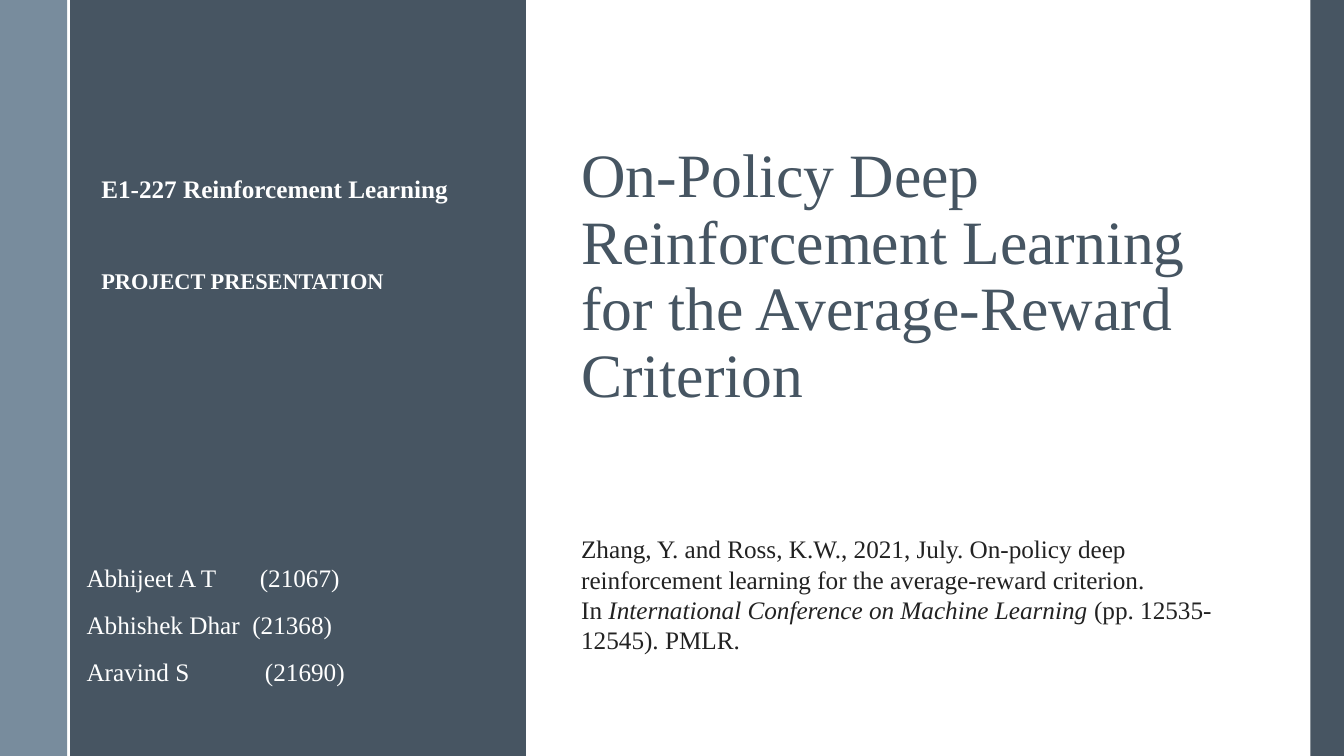
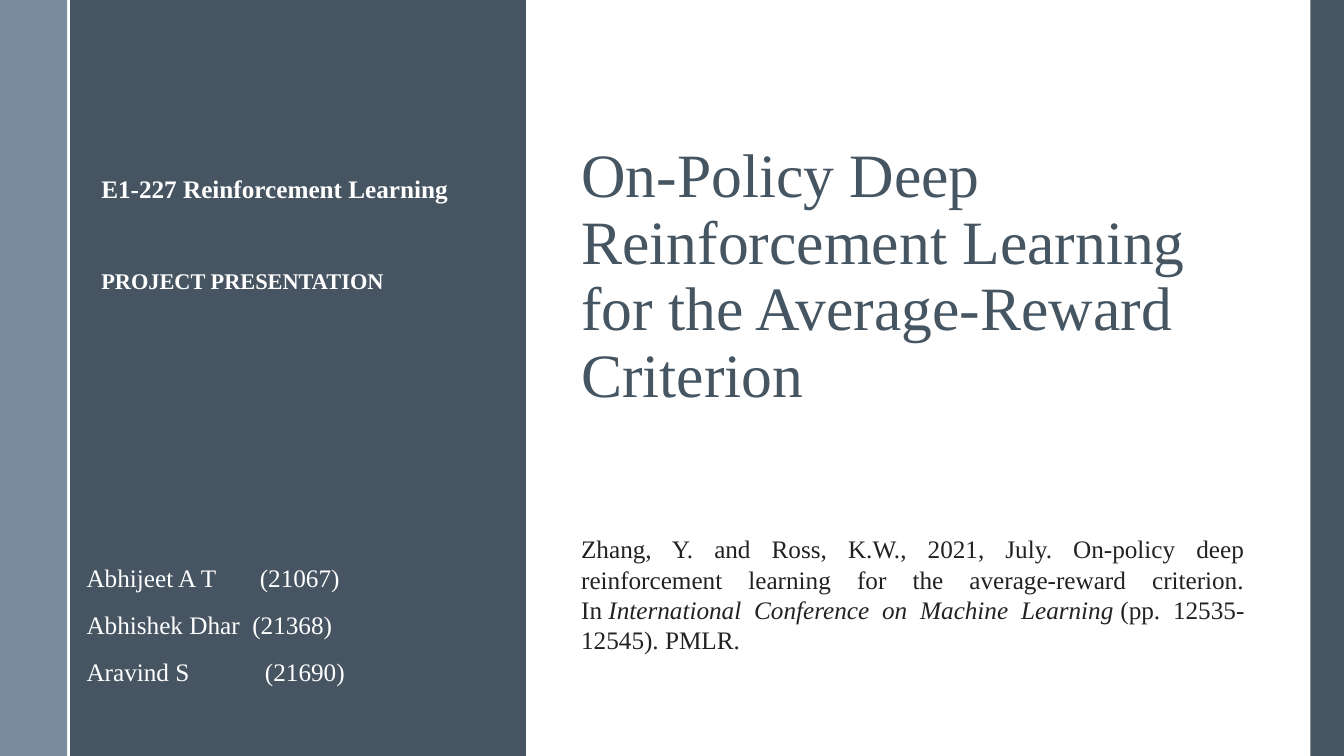
Before and after one commit to abhi-1999/course-work_projects-IISc, a slide deck: slide 1 of Reinforcement Learning_E1-277/Presentation.pptx. Drawn at 1344x756 pixels with LibreOffice and Linux fonts; fonts in the diff are those of the drawing. Boxes give left, top, right and bottom in pixels: in the first picture for what was removed or moved away, otherwise in the second. Text is boxed around its words. In the diff, an @@ line names an element or a change of style, - is before the commit and + after.

```diff
--- a/Reinforcement Learning_E1-277/Presentation.pptx
+++ b/Reinforcement Learning_E1-277/Presentation.pptx
@@ text "Zhang, Y. and Ross, K.W., ..." at [581,540,1244,654]: alignment left to justified @@
```
Also in this commit, not shown: 3 other slides changed, 4 slides added, 4 slides removed.
